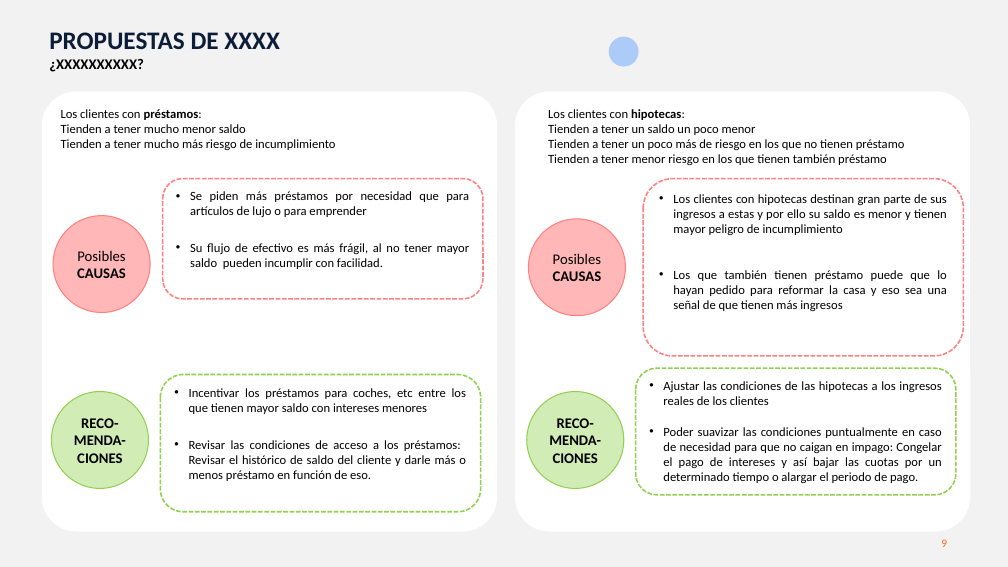
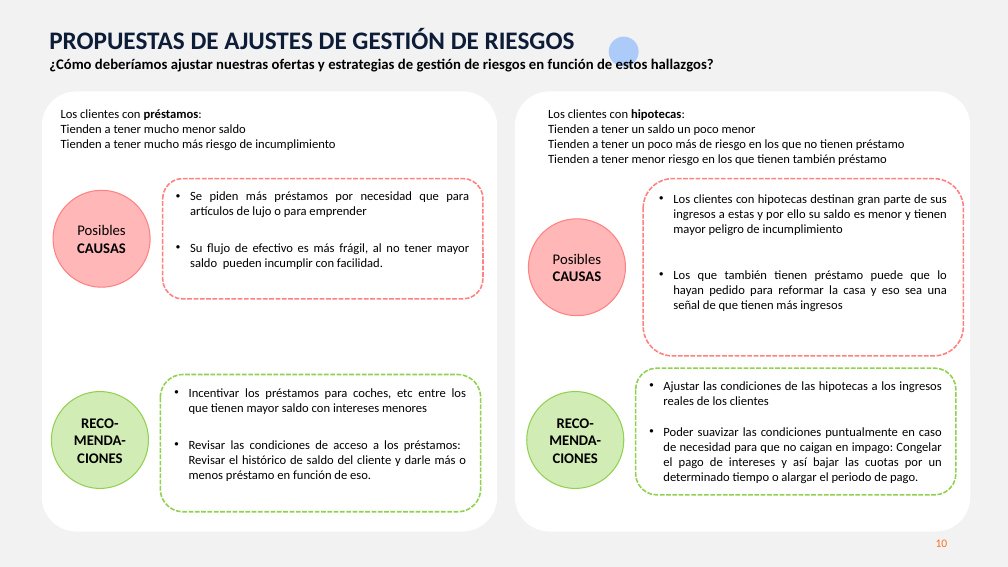
Before and after one commit to MarinaTorba/PersonalDataProrjects, a slide deck: slide 10 of Equip_B/results/S2_Presentacion_Finanzas.pptx (slide 9 before the commit). Drawn at 1008x567 pixels with LibreOffice and Linux fonts; fonts in the diff are those of the drawing. Boxes give left, top, right and bottom in pixels: in the first picture for what was removed or moved away, otherwise in the second. Text is boxed around its words. In the diff, an @@ line names an element or a change of style, - is before the commit and + after.

```diff
--- a/Equip_B/results/S2_Presentacion_Finanzas.pptx
+++ b/Equip_B/results/S2_Presentacion_Finanzas.pptx
@@ text at box(49, 29, 714, 73): text changed; size 24 to 14 pt; text colour #0D1D38 to #000000 @@
-PROPUESTAS DE XXXX
-¿XXXXXXXXXX?
+PROPUESTAS DE AJUSTES DE GESTIÓN DE RIESGOS
+¿Cómo deberíamos ajustar nuestras ofertas y estrategias de gestión de riesgos en función de estos hallazgos?
@@ ellipse "Posibles CAUSAS": place and size @@
-ellipse "Posibles CAUSAS" at box(53, 216, 150, 312)
+ellipse "Posibles CAUSAS" at box(53, 191, 150, 287)
@@ page number at box(936, 539, 948, 547): text changed @@
-9
+10
```
Also in this commit, not shown: 7 other slides changed, 1 slide added, 2 other files.
